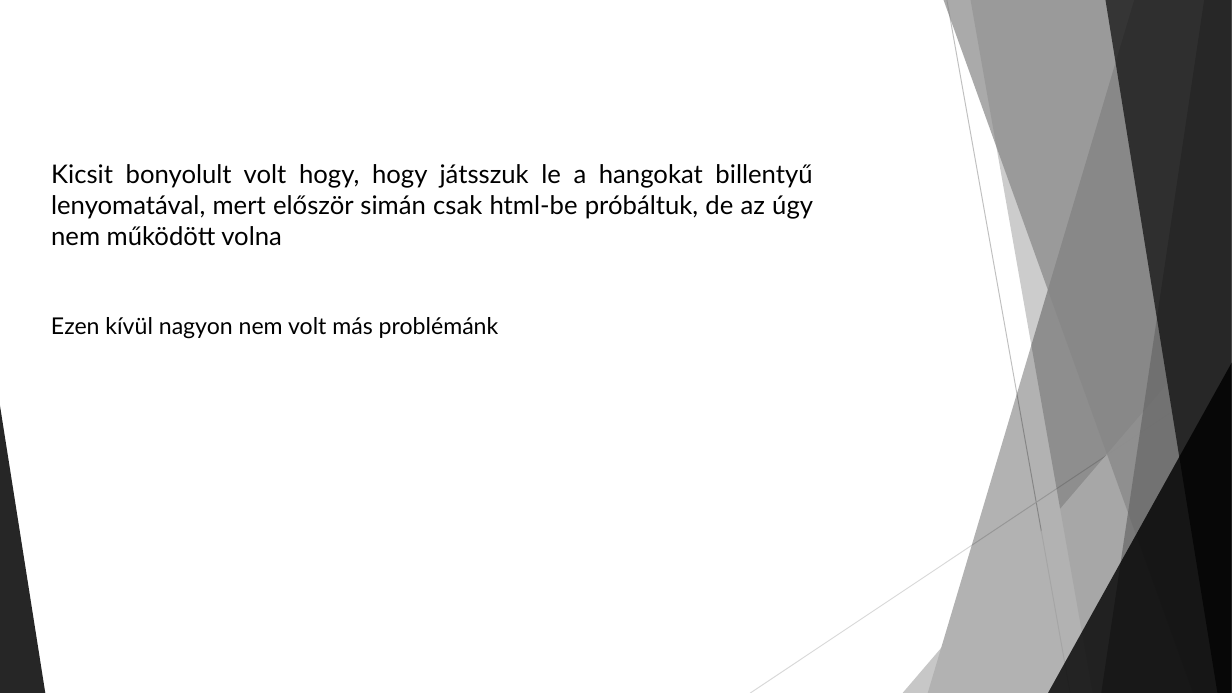
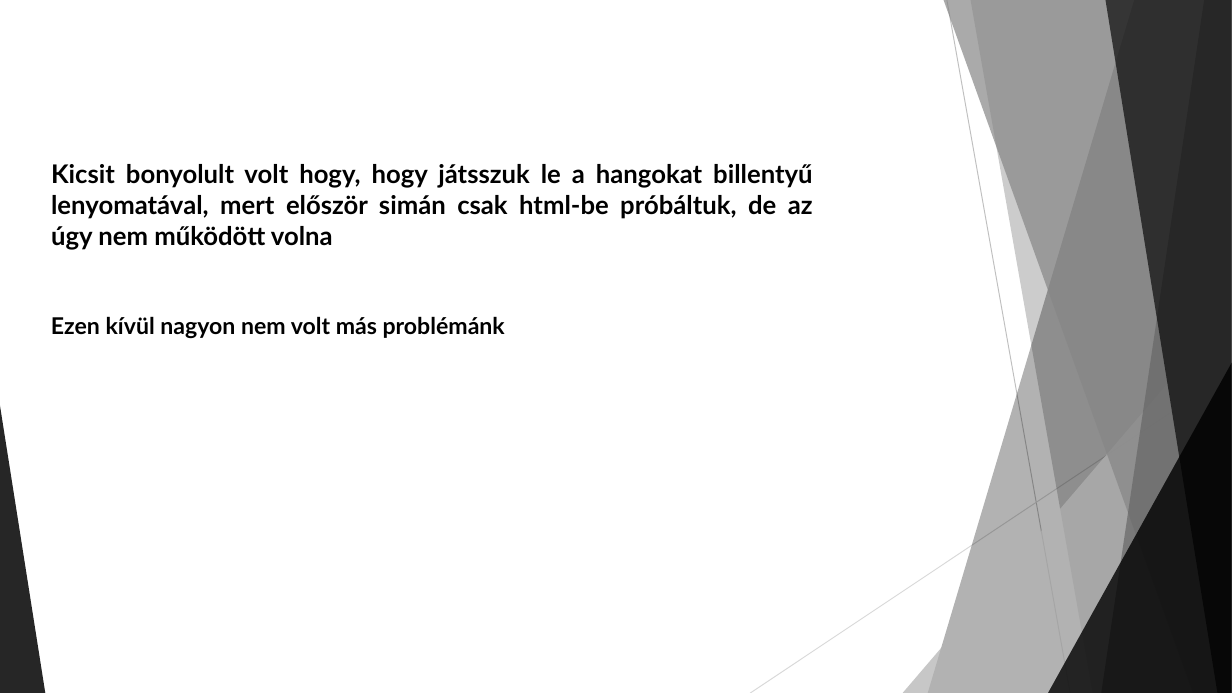
Before and after one commit to MrTakasu/Zongora, a slide deck: slide 4 of A Zongora.pptx. Drawn at 1232x693 pixels with LibreOffice and Linux fonts; fonts in the diff are those of the drawing. Boxes give left, top, right and bottom in pixels: in the first picture for what was removed or moved away, otherwise in the second. Text is boxed around its words. In the diff, an @@ line names an element or a change of style, - is before the commit and + after.

```diff
--- a/A Zongora.pptx
+++ b/A Zongora.pptx
@@ title "Kicsit bonyolult volt hogy, hogy ..." at [51,164,813,250]: bold on @@
@@ text "Ezen kívül nagyon nem volt ..." at [51,316,505,338]: bold on @@
```
Also in this commit, not shown: 4 other slides changed, 4 slides added, 1 slide removed.
